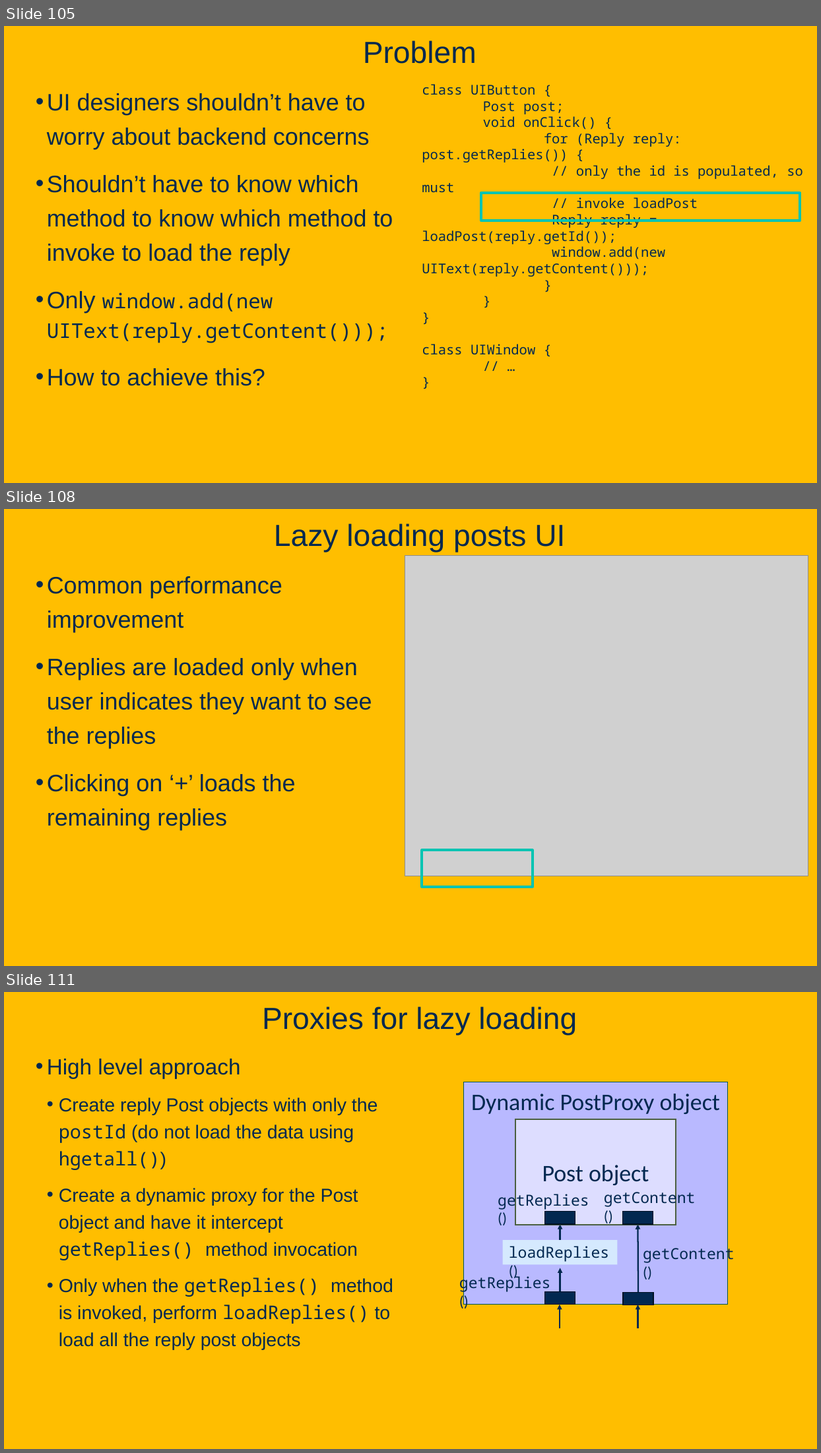
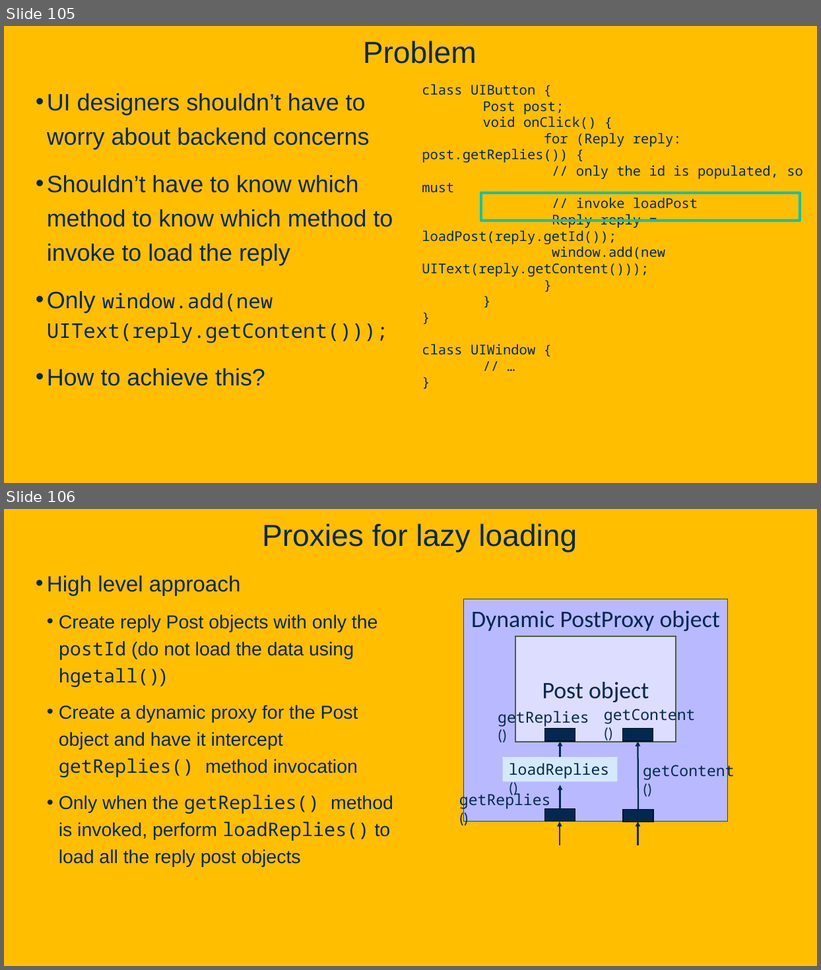
Before and after one commit to davsec-teaching/ECS_160, a slide deck: slides/Reflection.pptx. Shown one above the other, each under a label of ours: slides 105, 108 and 111 before the commit, slides 105 and 106 after it; the slides between them are not shown. The pictures are 821x1453 and 821x970 pixels, drawn with LibreOffice and Linux fonts; fonts in the diff are those of the drawing; grey boxes stand for pictures; background and template pictures are left out. Boxes give left, top, right and bottom in pixels: in the first picture for what was removed or moved away, otherwise in the second. Text is boxed around its words. In the diff, an @@ line names an element or a change of style, - is before the commit and + after.

```diff
--- a/slides/Reflection.pptx
+++ b/slides/Reflection.pptx
@@ slide 108 removed at [4, 509, 817, 966], background picture (left out) @@
@@ title removed at [274, 524, 565, 553] @@
-Lazy loading posts UI
@@ picture removed at [405, 555, 809, 876] @@
@@ text removed at [47, 576, 372, 830] @@
-• Common performance improvement
-• Replies are loaded only when user indicates they want to see the replies
-• Clicking on ‘+’ loads the remaining replies
@@ rectangle removed at [422, 851, 533, 887] @@
@@ what was slide 111 is now slide 106 @@
```
Also in this commit, not shown: 2 slides changed, 4 other slides removed, 1 other file.
